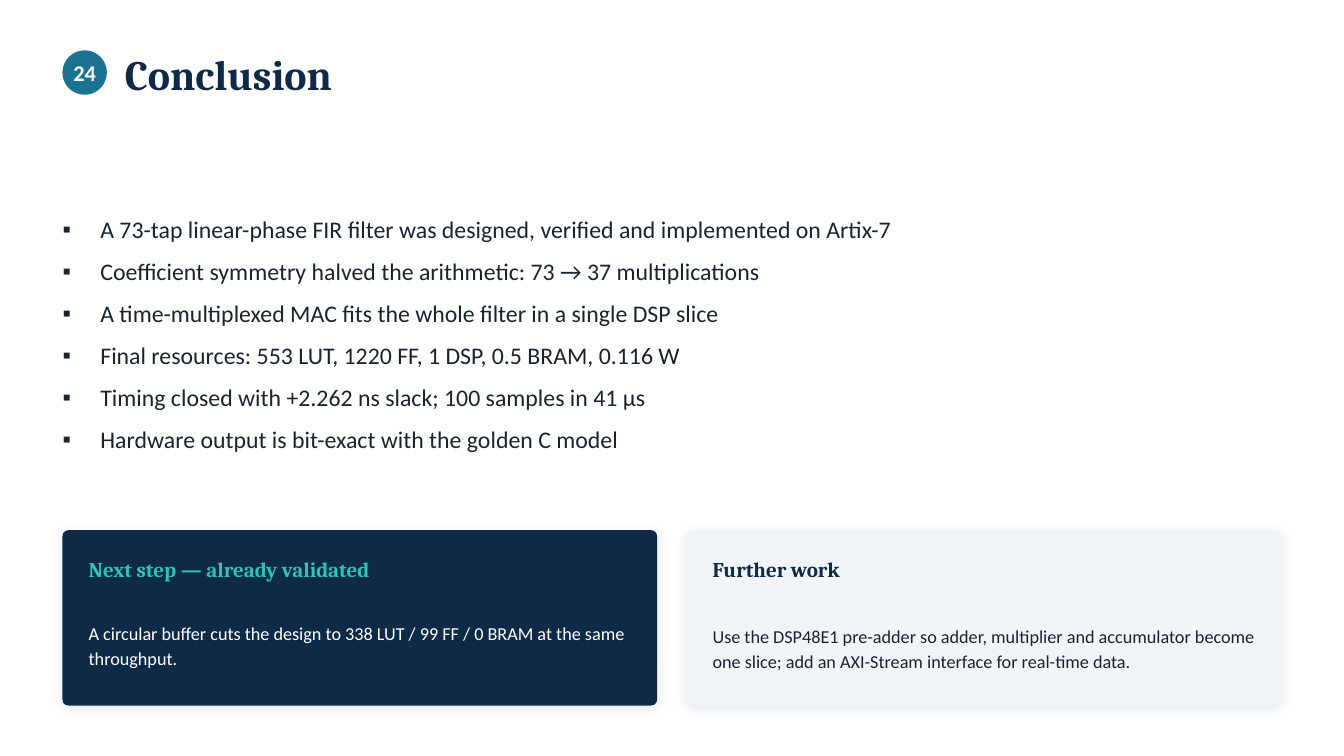
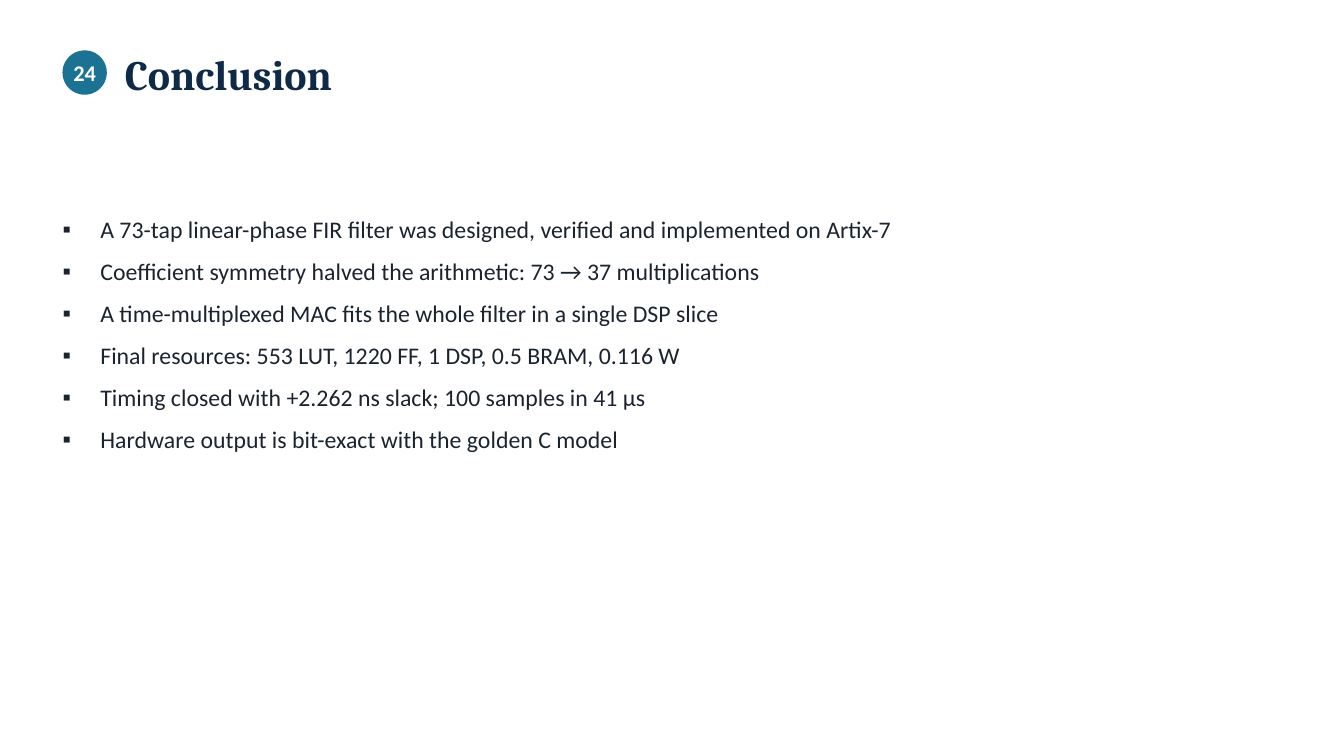
Before and after one commit to Abdur-Rehman-Safdar/FIR-FILTER-73-TAPS-, a slide deck: slide 26 of Presentation Slides/FIR_Presentation_Group3.pptx. Drawn at 1344x756 pixels with LibreOffice and Linux fonts; fonts in the diff are those of the drawing. Boxes give left, top, right and bottom in pixels: in the first picture for what was removed or moved away, otherwise in the second. Text is boxed around its words. In the diff, an @@ line names an element or a change of style, - is before the commit and + after.

```diff
--- a/Presentation Slides/FIR_Presentation_Group3.pptx
+++ b/Presentation Slides/FIR_Presentation_Group3.pptx
@@ rounded rectangle removed at (x1=63, y1=530, x2=657, y2=706) @@
@@ rounded rectangle removed at (x1=687, y1=530, x2=1281, y2=706) @@
@@ text removed at (x1=89, y1=562, x2=369, y2=582) @@
-Next step — already validated
@@ text removed at (x1=713, y1=562, x2=840, y2=577) @@
-Further work
@@ text removed at (x1=89, y1=627, x2=624, y2=668) @@
-A circular buffer cuts the design to 338 LUT / 99 FF / 0 BRAM at the same throughput.
@@ text removed at (x1=713, y1=630, x2=1254, y2=670) @@
-Use the DSP48E1 pre-adder so adder, multiplier and accumulator become one slice; add an AXI-Stream interface for real-time data.
```
Also in this commit, not shown: 4 other slides changed, 2 other files.
